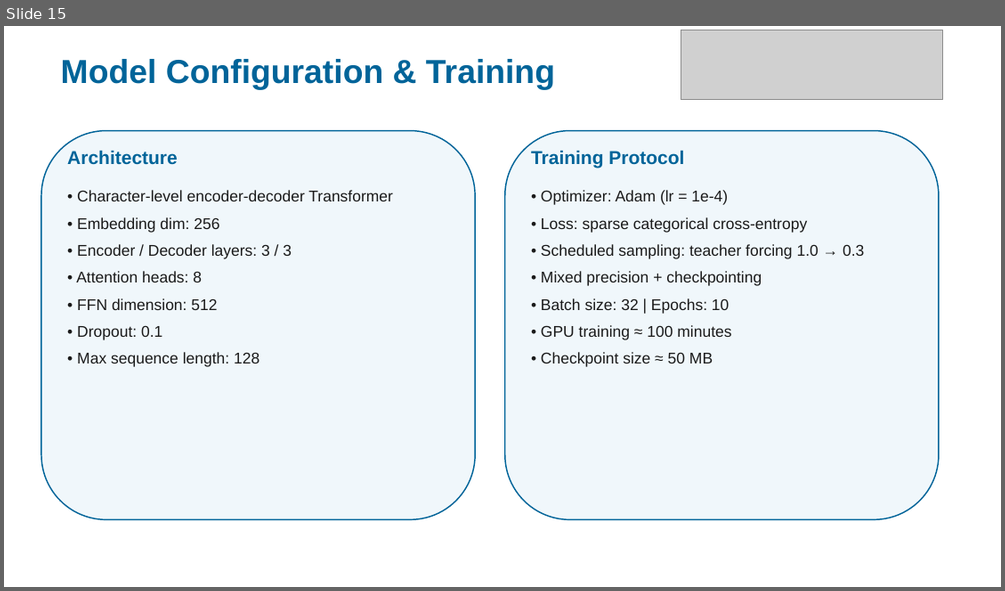
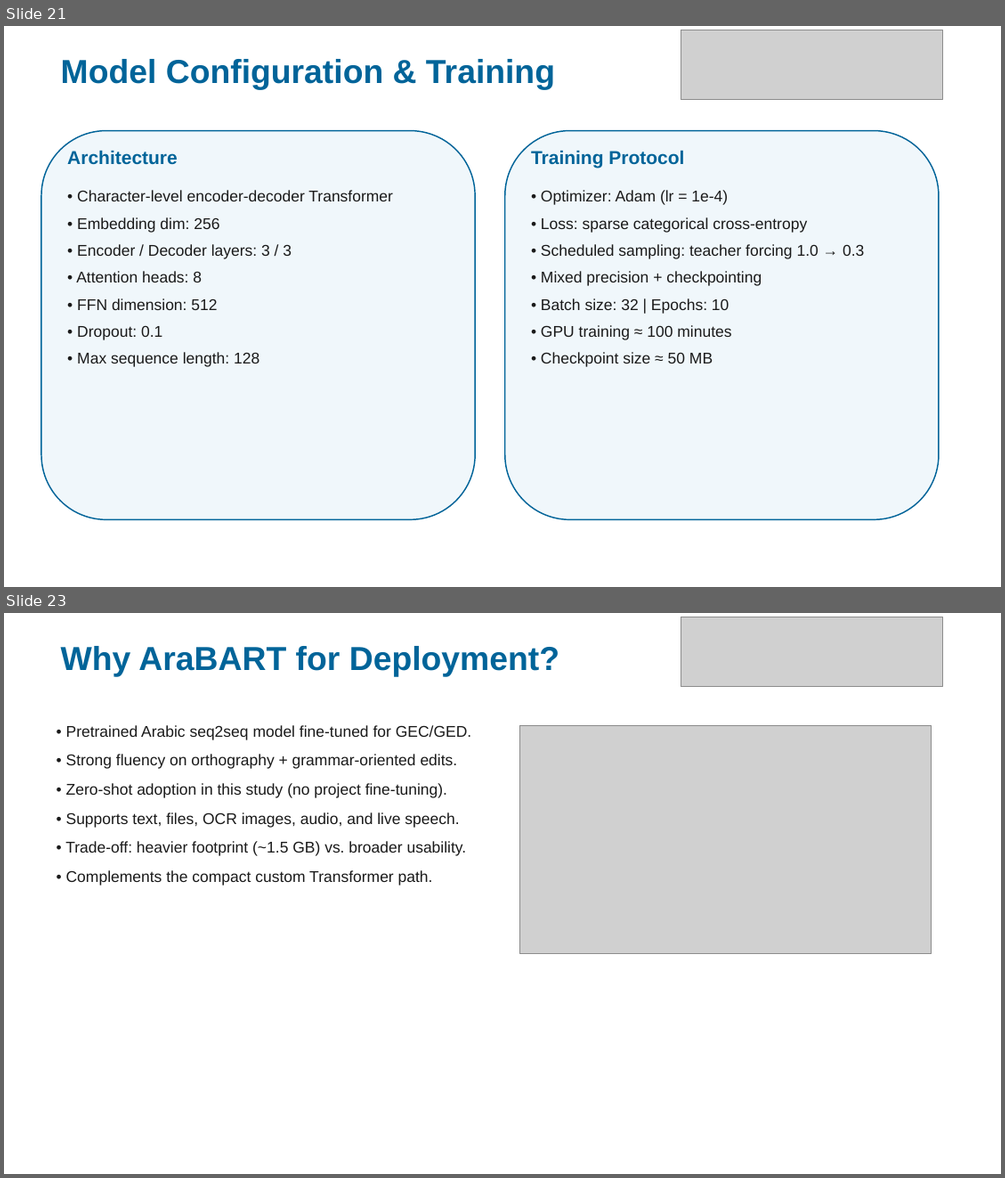
Before and after one commit to MON3EMPASHA/Arabic-Noisy-Text-Correction-using-Transformers---NLP-, a slide deck: Paper Discussion/Arabic_Text_Correction_Presentation.pptx. Shown one above the other, each under a label of ours: slide 15 before the commit, slides 21 and 23 after it; the slides between them are not shown. The pictures are 1005x591 and 1005x1178 pixels, drawn with LibreOffice and Linux fonts; fonts in the diff are those of the drawing; grey boxes stand for pictures. Boxes give left, top, right and bottom in pixels: in the first picture for what was removed or moved away, otherwise in the second. Text is boxed around its words. In the diff, an @@ line names an element or a change of style, - is before the commit and + after.

```diff
--- a/Paper Discussion/Arabic_Text_Correction_Presentation.pptx
+++ b/Paper Discussion/Arabic_Text_Correction_Presentation.pptx
@@ slide 23 added at [4,613,1001,1174], background #FFFFFF @@
@@ picture added at [680,617,942,686] @@
@@ text added at [61,646,559,677], 32 pt, text #006499, bold @@
+Why AraBART for Deployment?
@@ text added at [65,725,471,885], 15 pt, text #1A1A1A @@
+• Pretrained Arabic seq2seq model fine-tuned for GEC/GED.
+• Strong fluency on orthography + grammar-oriented edits.
+• Zero-shot adoption in this study (no project fine-tuning).
+• Supports text, files, OCR images, audio, and live speech.
+• Trade-off: heavier footprint (~1.5 GB) vs. broader usability.
+• Complements the compact custom Transformer path.
@@ picture added at [520,725,931,954] @@
@@ what was slide 15 is now slide 21 @@
```
Also in this commit, not shown: 6 slides changed, 11 other slides added, 3 slides removed, 13 other files.
